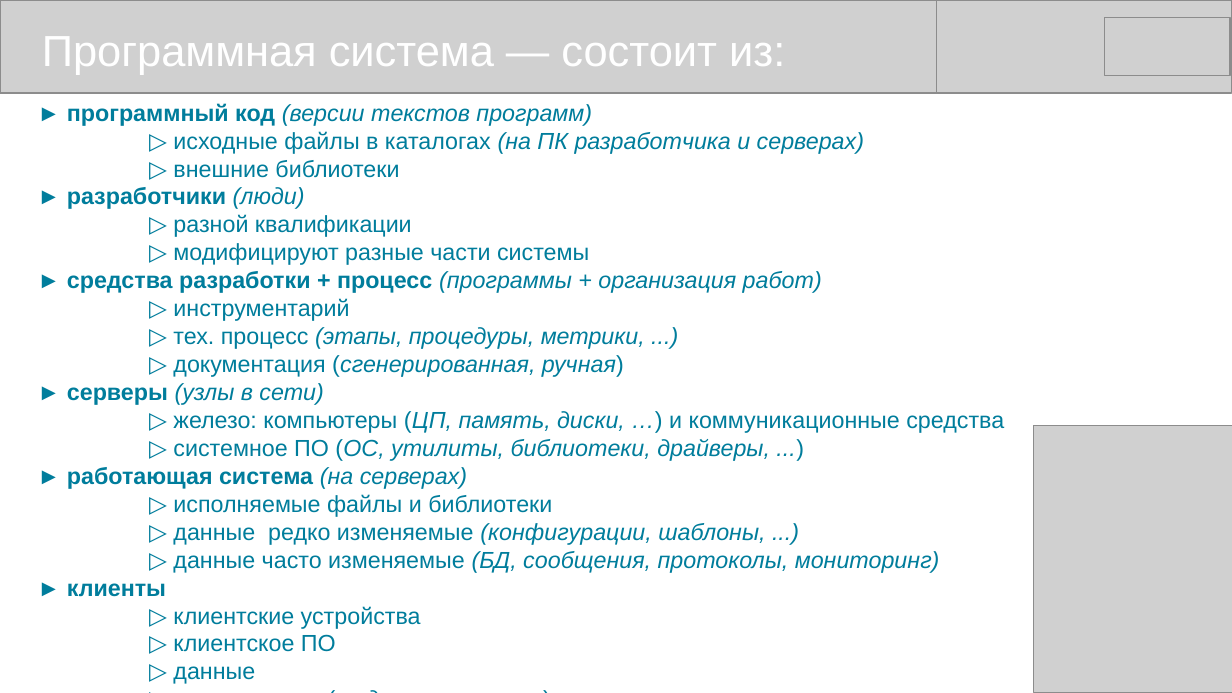
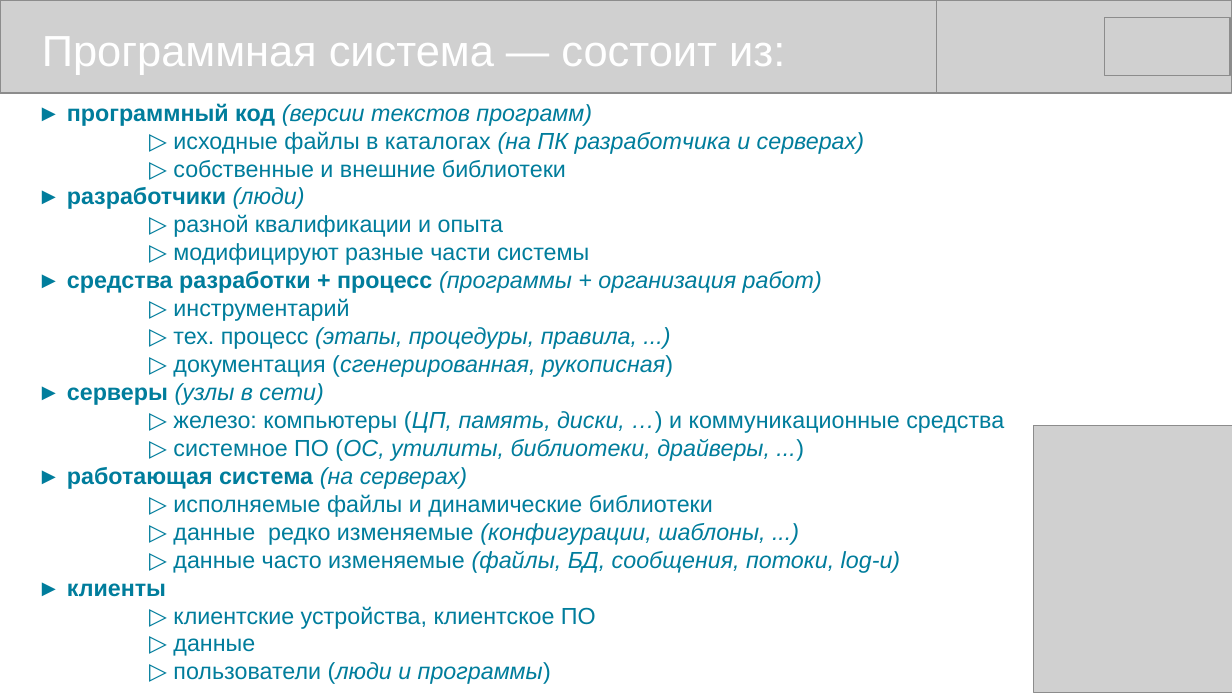
Before and after one commit to mike-shock/Go_language, a slide deck: slide 2 of view/Go_View.odp. Drawn at 1232x693 pixels with LibreOffice and Linux fonts; fonts in the diff are those of the drawing; grey boxes stand for pictures. Boxes give left, top, right and bottom in pixels: in the first picture for what was removed or moved away, otherwise in the second. Text is boxed around its words. In the diff, an @@ line names an element or a change of style, - is before the commit and + after.

```diff
--- a/view/Go_View.odp
+++ b/view/Go_View.odp
@@ text at (173,160,566,178): text changed @@
-▷ внешние библиотеки
+▷ собственные и внешние библиотеки
@@ text at (173,214,504,237): text changed @@
-▷ разной квалификации
+▷ разной квалификации и опыта
@@ text at (173,327,673,377): text changed @@
-▷ тех. процесс (этапы, процедуры, метрики, ...)
-▷ документация (сгенерированная, ручная)
+▷ тех. процесс (этапы, процедуры, правила, ...)
+▷ документация (сгенерированная, рукописная)
@@ text at (173,494,713,517): text changed @@
-▷ исполняемые файлы и библиотеки
+▷ исполняемые файлы и динамические библиотеки
@@ text at (173,551,900,573): text changed @@
-▷ данные часто изменяемые (БД, сообщения, протоколы, мониторинг)
+▷ данные часто изменяемые (файлы, БД, сообщения, потоки, log-и)
@@ text at (173,606,596,629): text changed @@
-▷ клиентские устройства
-▷ клиентское ПО
+▷ клиентские устройства, клиентское ПО
```
Also in this commit, not shown: 12 other slides changed, 3 other files.
